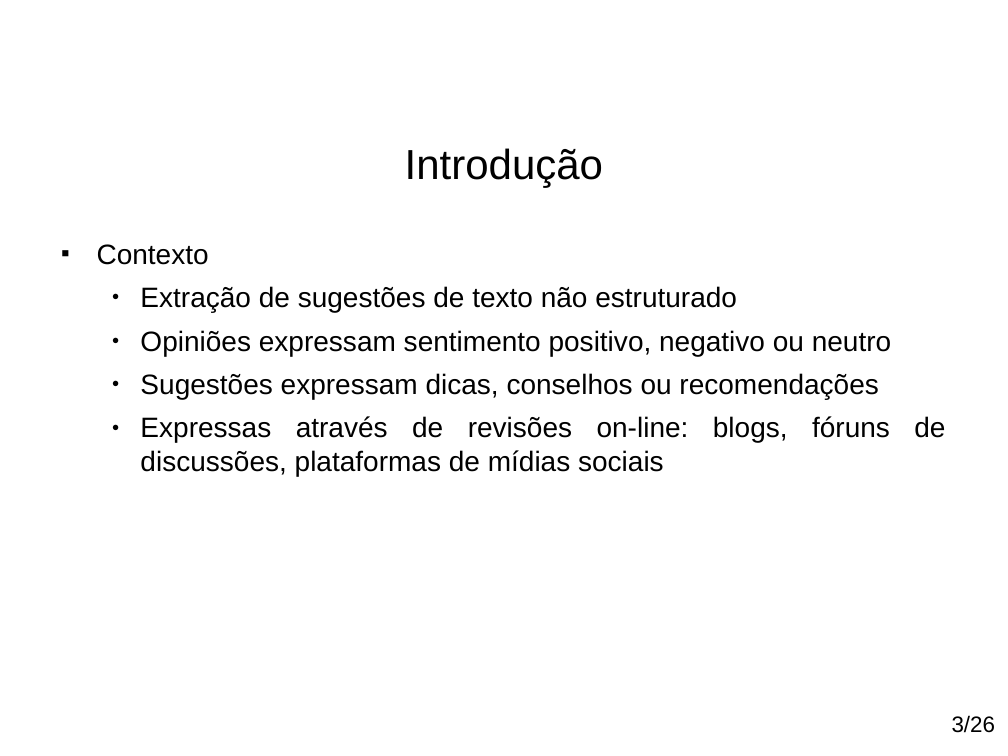
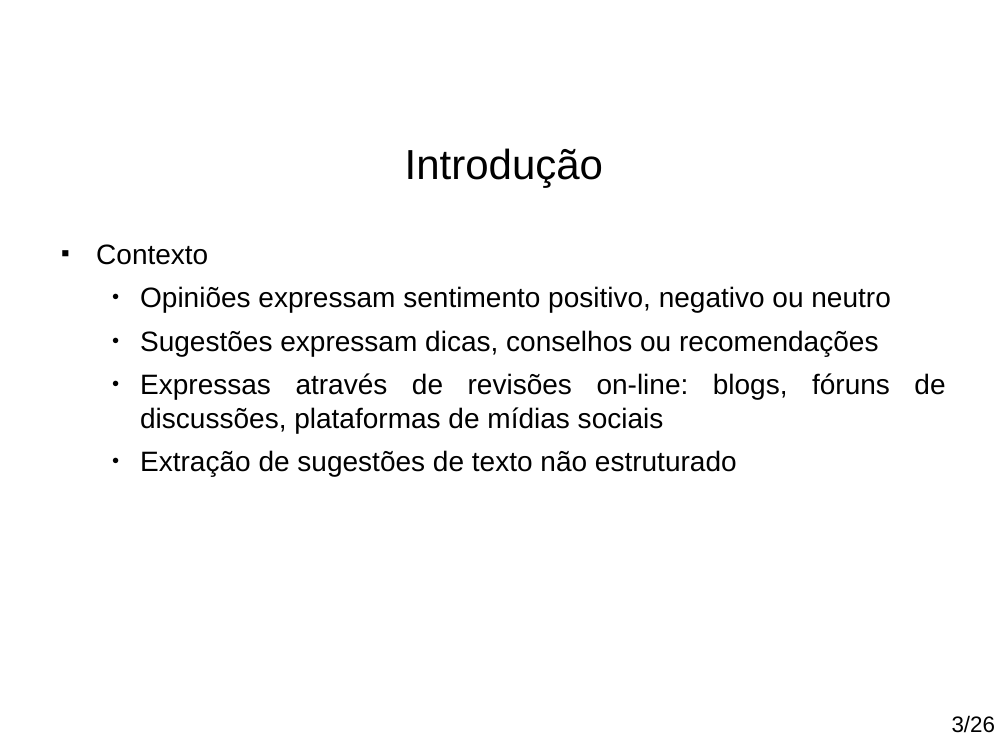
Before and after one commit to paulohq/apresentacao-NLP, a slide deck: slide 4 of apresentacao-mineracao-de-sugestoes.ppt. Drawn at 1008x756 pixels with LibreOffice and Linux fonts; fonts in the diff are those of the drawing; background and template pictures are left out. Boxes give left, top, right and bottom in pixels: in the first picture for what was removed or moved away, otherwise in the second. Text is boxed around its words. In the diff, an @@ line names an element or a change of style, - is before the commit and + after.

```diff
--- a/apresentacao-mineracao-de-sugestoes.ppt
+++ b/apresentacao-mineracao-de-sugestoes.ppt
@@ text at (96, 244, 945, 433): indent changed @@
@@ text at (140, 286, 737, 312): paragraph removed @@
-  ● Extração de sugestões de texto não estruturado
@@ text at (140, 450, 737, 476): paragraph added @@
+  ● Extração de sugestões de texto não estruturado
```
Also in this commit, not shown: 23 other slides changed, 2 other files.
